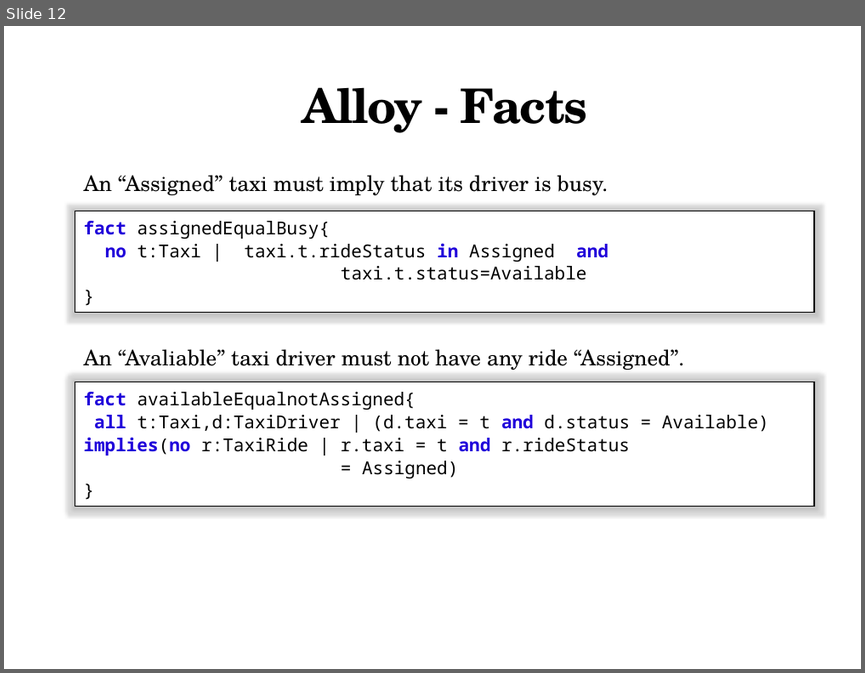
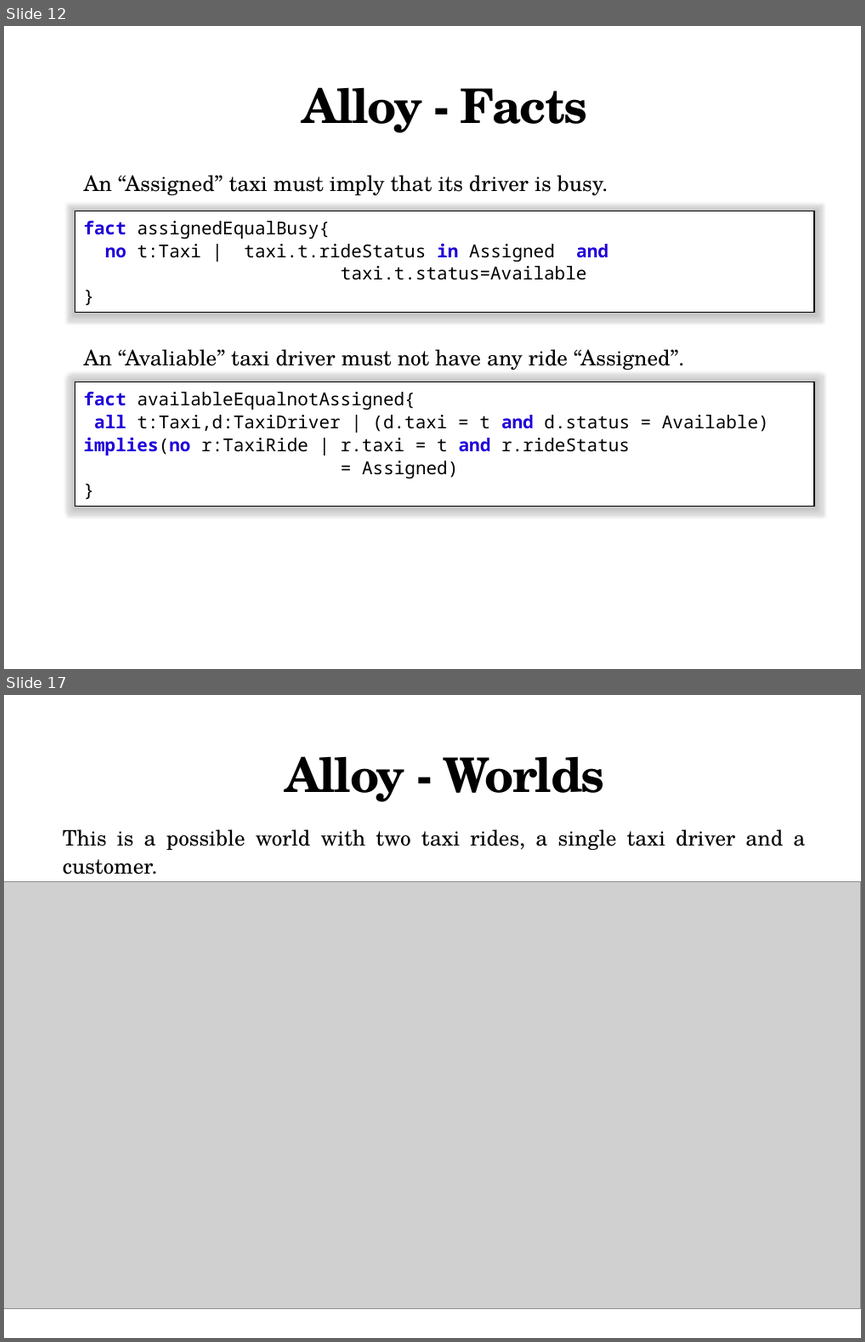
Before and after one commit to MarcoRomani/myTaxyService-SE2-PozziRomani, a slide deck: OtherStuff/Presentation/Alloy.pptx. Shown one above the other, each under a label of ours: slide 12 before the commit, slides 12 and 17 after it; the slides between them are not shown. The pictures are 865x673 and 865x1342 pixels, drawn with LibreOffice and Linux fonts; fonts in the diff are those of the drawing; grey boxes stand for pictures. Boxes give left, top, right and bottom in pixels: in the first picture for what was removed or moved away, otherwise in the second. Text is boxed around its words. In the diff, an @@ line names an element or a change of style, - is before the commit and + after.

Commit message:
Alloy presentation complete

```diff
--- a/OtherStuff/Presentation/Alloy.pptx
+++ b/OtherStuff/Presentation/Alloy.pptx
@@ slide 17 added at <box>4,695,861,1338</box>, background #FFFFFF @@
@@ text added at <box>284,756,605,802</box>, 40 pt, text #000000, bold @@
+Alloy - Worlds
@@ text added at <box>63,829,805,850</box>, 18 pt, text #000000 @@
+This is a possible world with two taxi rides, a single taxi driver and a customer.
@@ picture added at <box>4,881,861,1308</box> @@
```
Also in this commit, not shown: 2 slides changed, 6 other slides added, 1 other file.
